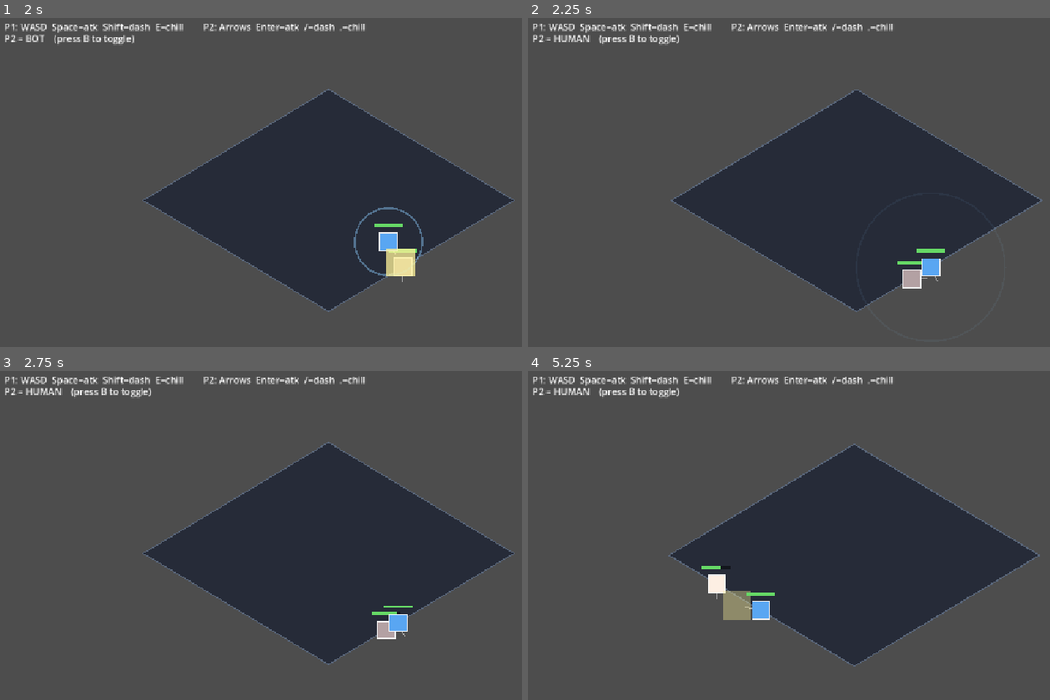
Above: before the commit, frames 1-4 (two rows, left to right).
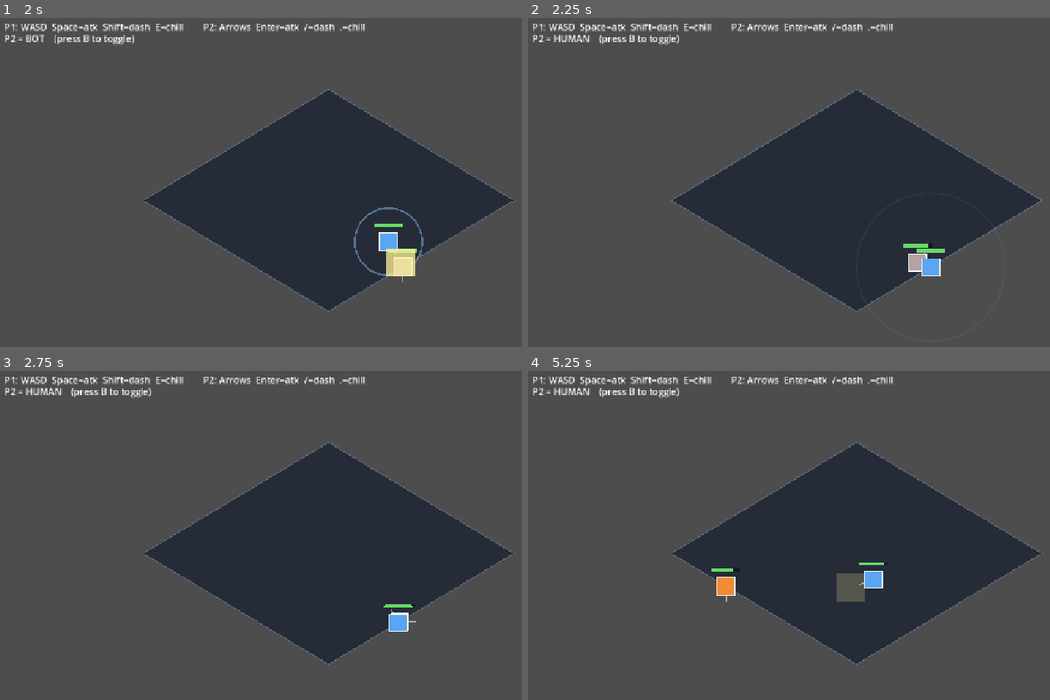
Above: after the commit, the same moments.

Repository: avivuiux/survival-arena
Game: Godot game, scene res://scenes/game.tscn
Same seed, same stepped clock (60 frames per second), same inputs: the game is played once before the commit and once after it.
Inputs:
- Up to frame 1 (2 s): tap B at 0.5, 1.25 s; hold D 0.53-1.28 s; tap Shift at 0.6 s; tap Space at 0.77, 1.52 s; hold S from 1.28 s (still down); tap E at 1.35 s
- Up to frame 2 (2.25 s): tap B at 2 s; release S at 2.03 s; hold D from 2.03 s (still down); tap Enter at 2.1 s
- Up to frame 3 (2.75 s): keep holding D
- Up to frame 4 (5.25 s): tap B at 2.75, 2.85, 3.5, 4.25 s; release D at 2.78 s; hold W 2.78-3.53 s; tap Space at 3.02, 3.77, 4.52 s; hold A 3.53-5.03 s; tap Shift at 3.6 s; tap E at 4.35 s; hold S from 5.03 s (still down); tap Enter at 5.1 s

Frame 1 is identical in both runs. In frame 2, 0.4% of the frame differs, in the area x 70-79%, y 68-83%; in frame 3, 0.3%; in frame 4, 2.8%, in the area x 26-99%, y 21-90%.

Commit message:
Make the bot beatable: dodge cooldown + retreat spacing
The bot was dodging every swing (perfect i-frame dodge), so the player
could never connect and it felt glued/aggressive. Now dodges are gated
by a 1.3s cooldown + a coin-flip (so swings land between dodges), and
after committing an attack the bot backs off to reset spacing instead
of sticking to the player. Headless clean (exit 0).

Co-Authored-By: Claude Opus 4.8 (1M context) <noreply@anthropic.com>

Diff:
--- a/entities/fighter/fighter.gd
+++ b/entities/fighter/fighter.gd
@@ -31,6 +31,7 @@
 const CHILL_DURATION := 1.6     # how long caught enemies stay slowed
 const CHILL_SLOW := 0.32        # speed multiplier while chilled
 const CHILL_CAST_ANIM := 0.4    # expanding-ring visual length
+const BOT_DODGE_CD := 1.3       # min gap between bot dodges (opens punish windows)
 
 # Configured by Game before add_child:
 var game
@@ -65,6 +66,8 @@
 var _skill_prev := false
 var _chill_time := 0.0          # how long THIS fighter stays slowed
 var _cast_anim := 0.0           # expanding-ring visual timer
+var _bot_retreat := 0.0         # bot: backing-off timer after a swing
+var _bot_dodge_cd := 0.0        # bot: cooldown between dodges
 var _hitbox: Area2D
 var _hurtbox: Area2D
 var _already_hit: Array = []
@@ -107,6 +110,10 @@
 		_chill_time -= delta
 	if _cast_anim > 0.0:
 		_cast_anim -= delta
+	if _bot_retreat > 0.0:
+		_bot_retreat -= delta
+	if _bot_dodge_cd > 0.0:
+		_bot_dodge_cd -= delta
 
 	# Knockback always applies (so a KO'd fighter still slides) - paused while dashing.
 	if not _dashing:
@@ -232,7 +239,8 @@
 	if active:
 		_chill_time = maxf(_chill_time, duration)
 
-# Simple reactive AI: chase, attack in range, dodge the foe's swing, chill when close.
+# Reactive AI: chase, attack in range, then space out; dodge the foe's swing
+# but only occasionally (dodge cooldown) so the player gets punish windows.
 func _bot_think() -> Dictionary:
 	var out := {"dir": Vector2.ZERO, "attack": false, "dash": false, "skill": false}
 	var foe = null
@@ -248,24 +256,33 @@
 	var dist := to_foe.length()
 	var dir_to: Vector2 = to_foe.normalized() if dist > 0.001 else Vector2.RIGHT
 
-	# Dodge: foe is swinging and close -> dash away
-	if foe._attacking and dist < 90.0 and _dash_cd <= 0.0 and _chill_time <= 0.0:
+	# Dodge the foe's swing - gated by a cooldown + a roll, so it's beatable.
+	if foe._attacking and dist < 85.0 and _dash_cd <= 0.0 and _bot_dodge_cd <= 0.0 \
+			and _chill_time <= 0.0 and randf() < 0.5:
 		out["dir"] = -dir_to
 		out["dash"] = true
+		_bot_dodge_cd = BOT_DODGE_CD
 		return out
 
-	# Chill: foe in range, skill ready, foe not already chilled
+	# After a swing, back off to reset spacing (less glued / aggressive).
+	if _bot_retreat > 0.0:
+		out["dir"] = -dir_to
+		return out
+
+	# Chill: foe in range, skill ready, foe not already chilled.
 	if dist < CHILL_RADIUS * 0.9 and _skill_cd <= 0.0 and foe._chill_time <= 0.0 and _chill_time <= 0.0:
 		out["dir"] = dir_to
 		out["skill"] = true
 		return out
 
-	# Approach, or attack once in melee range
+	# Approach, or commit to an attack when actually ready (then space out).
 	if dist > REACH + 14.0:
 		out["dir"] = dir_to
 	else:
 		out["dir"] = dir_to
-		out["attack"] = true
+		if _cooldown <= 0.0:
+			out["attack"] = true
+			_bot_retreat = randf_range(0.5, 0.9)
 	return out
 
 func take_hit(dir: Vector2, dmg: int) -> void:
@@ -298,6 +315,8 @@
 	_skill_cd = 0.0
 	_chill_time = 0.0
 	_cast_anim = 0.0
+	_bot_retreat = 0.0
+	_bot_dodge_cd = 0.0
 	active = true
 
 func _draw() -> void:
